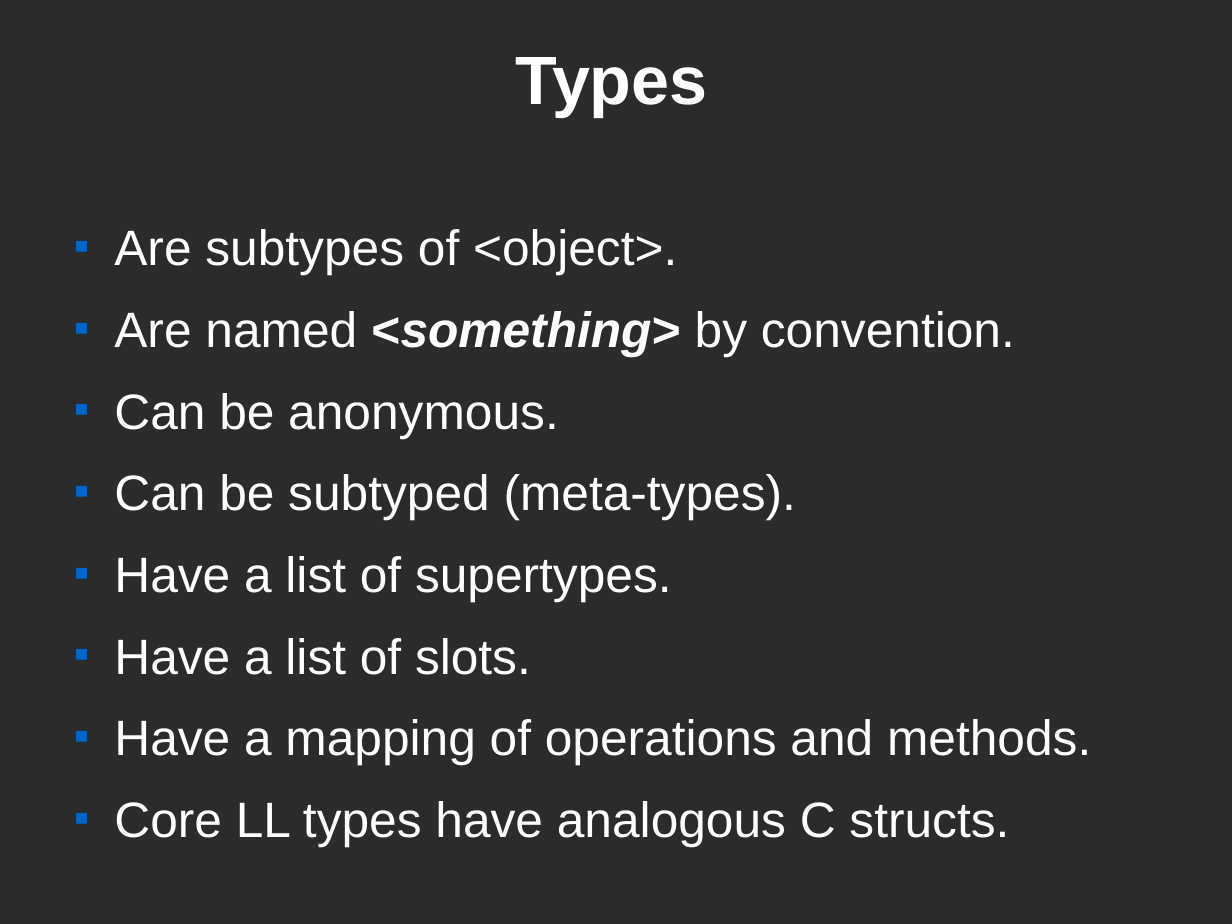
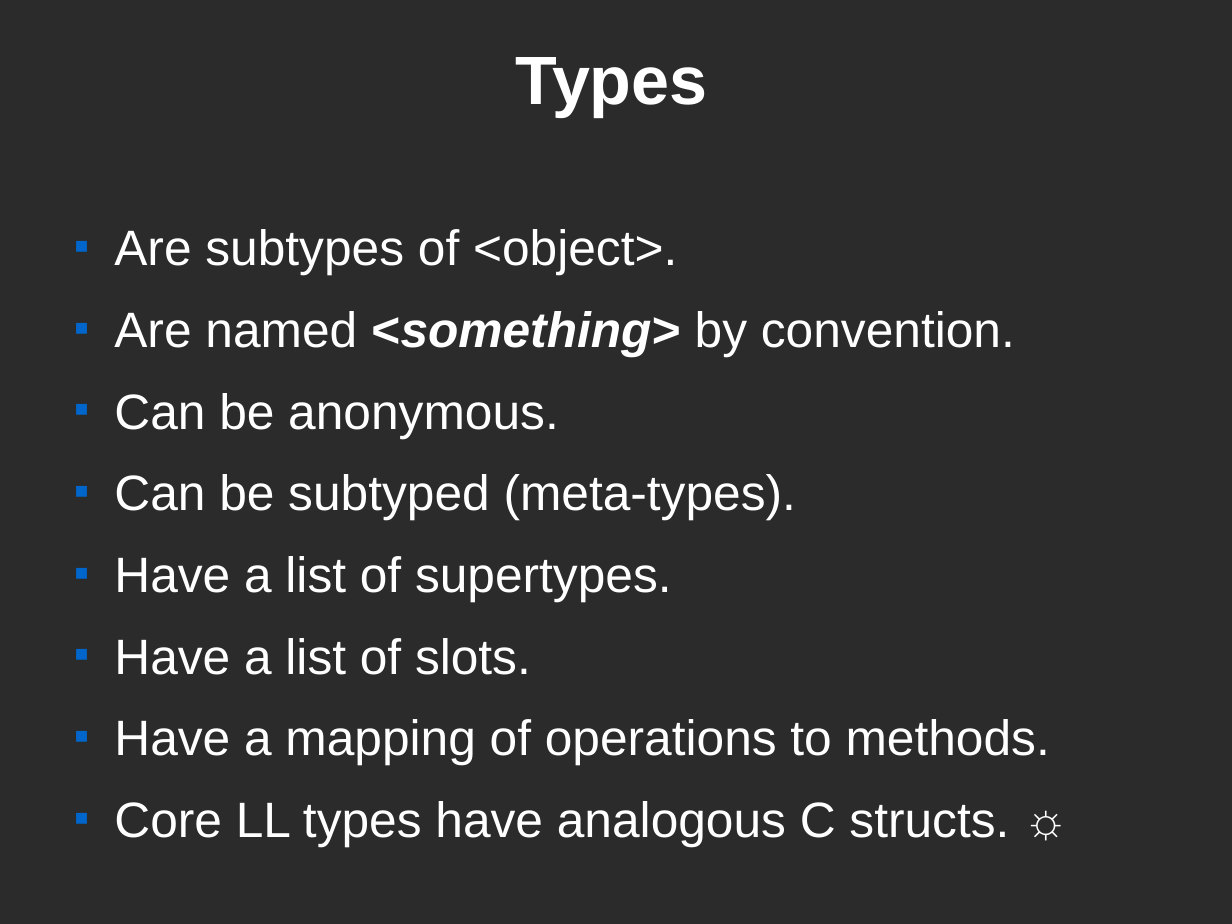
Before and after one commit to kstephens/ll, a slide deck: slide 8 of src/ll/doc/ll_system_design.odp. Drawn at 1232x924 pixels with LibreOffice and Linux fonts; fonts in the diff are those of the drawing; background and template pictures are left out; a plain dark background stands for a picture behind light text. Boxes give left, top, right and bottom in pixels: in the first picture for what was removed or moved away, otherwise in the second. Text is boxed around its words. In the diff, an @@ line names an element or a change of style, - is before the commit and + after.

```diff
--- a/src/ll/doc/ll_system_design.odp
+++ b/src/ll/doc/ll_system_design.odp
@@ text at [114, 719, 1050, 838]: text changed @@
-■ Have a mapping of operations and methods.
-■ Core LL types have analogous C structs.
+■ Have a mapping of operations to methods.
+■ Core LL types have analogous C structs. ☼
```
Also in this commit, not shown: 8 other slides changed, 6 other files.
